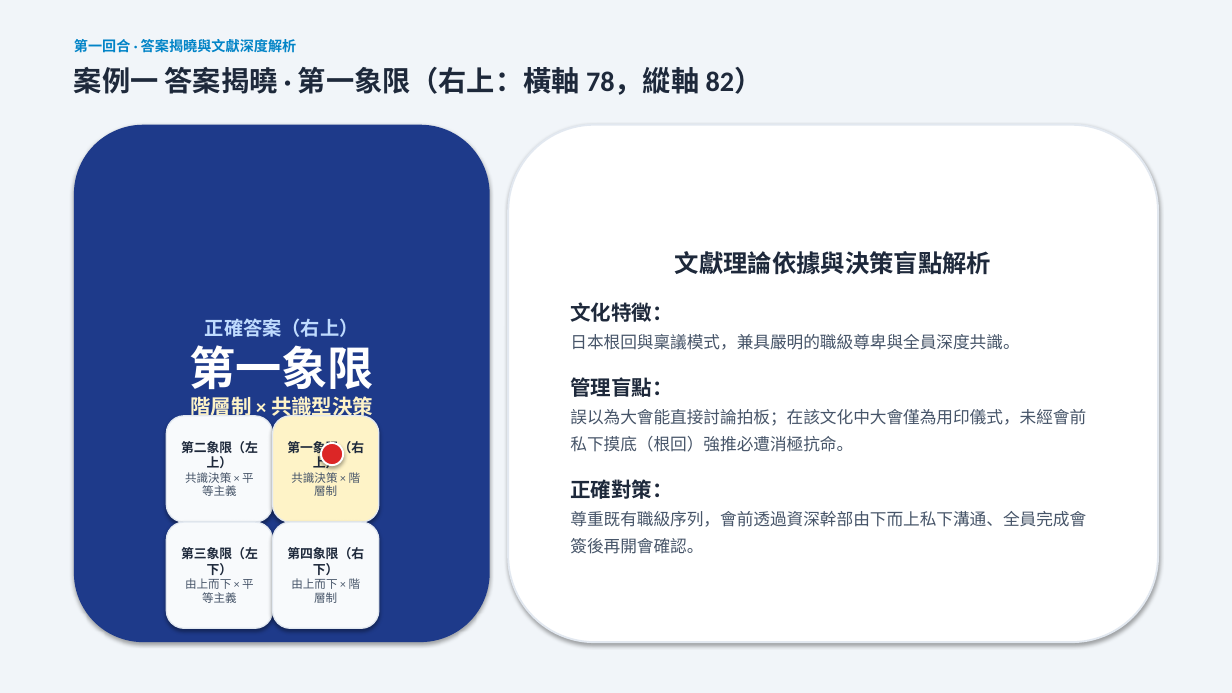
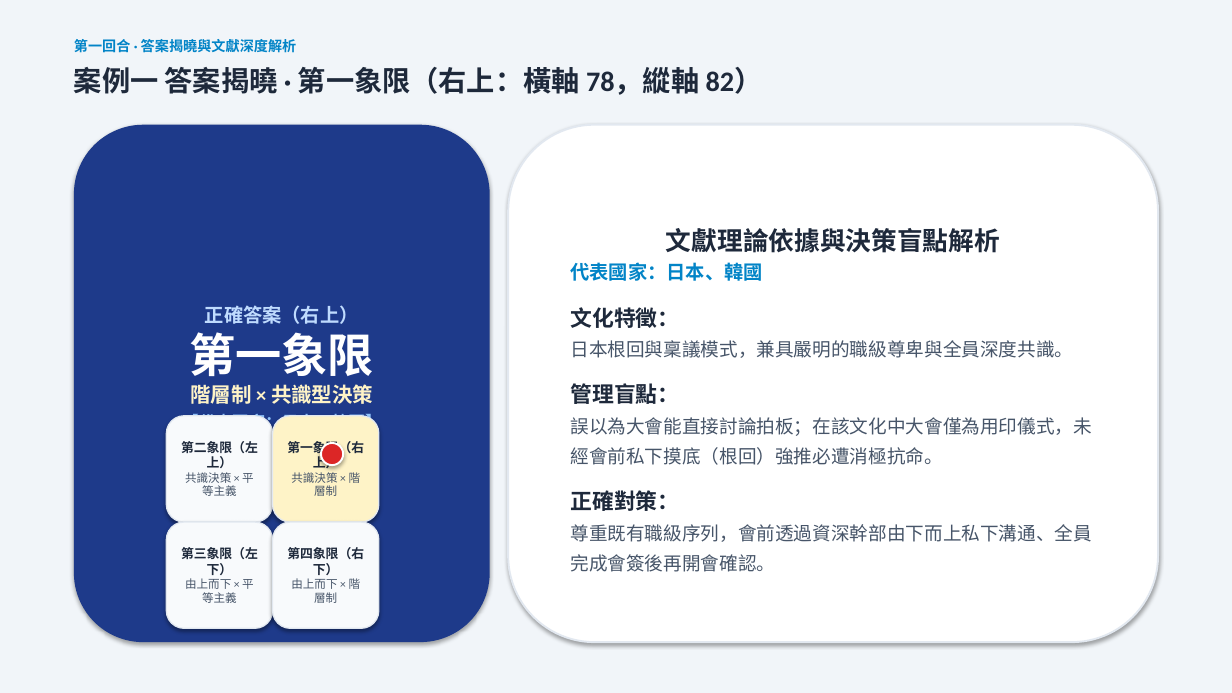
Before and after one commit to routerdd1818-tech/OB, a slide deck: slide 6 of 誰是文化王_備案簡報_Who_Is_Culture_King.pptx. Drawn at 1232x693 pixels with LibreOffice and Linux fonts; fonts in the diff are those of the drawing. Boxes give left, top, right and bottom in pixels: in the first picture for what was removed or moved away, otherwise in the second. Text is boxed around its words. In the diff, an @@ line names an element or a change of style, - is before the commit and + after.

```diff
--- a/誰是文化王_備案簡報_Who_Is_Culture_King.pptx
+++ b/誰是文化王_備案簡報_Who_Is_Culture_King.pptx
@@ text in rounded rectangle at (570,228,1092,572): size 19 to 20 pt in "文獻理論依據與決策盲點解析"; size 16 to 17 pt in "文化特徵：", "管理盲點：", "正確對策："; size 13 to 14.5 pt in "日本根回與稟議模式，兼具嚴明的職級尊卑與全員深度共識。", "誤以為大會能直接討論拍板；在該文化中大會僅為用印儀式，未經會前私下摸底（根回）強推必遭消極抗命。", "尊重既有職級序列，會前透過資深幹部由下而上私下溝通、全員完成會簽後再開會確認。"; less space between paragraphs @@
@@ text in rounded rectangle at (570,262,762,281): paragraph added @@
+代表國家：日本、韓國
@@ text in rounded rectangle at (182,411,382,433): paragraph added @@
+【代表國家：日本、韓國】
```
Also in this commit, not shown: 3 other slides changed, 5 other files.
